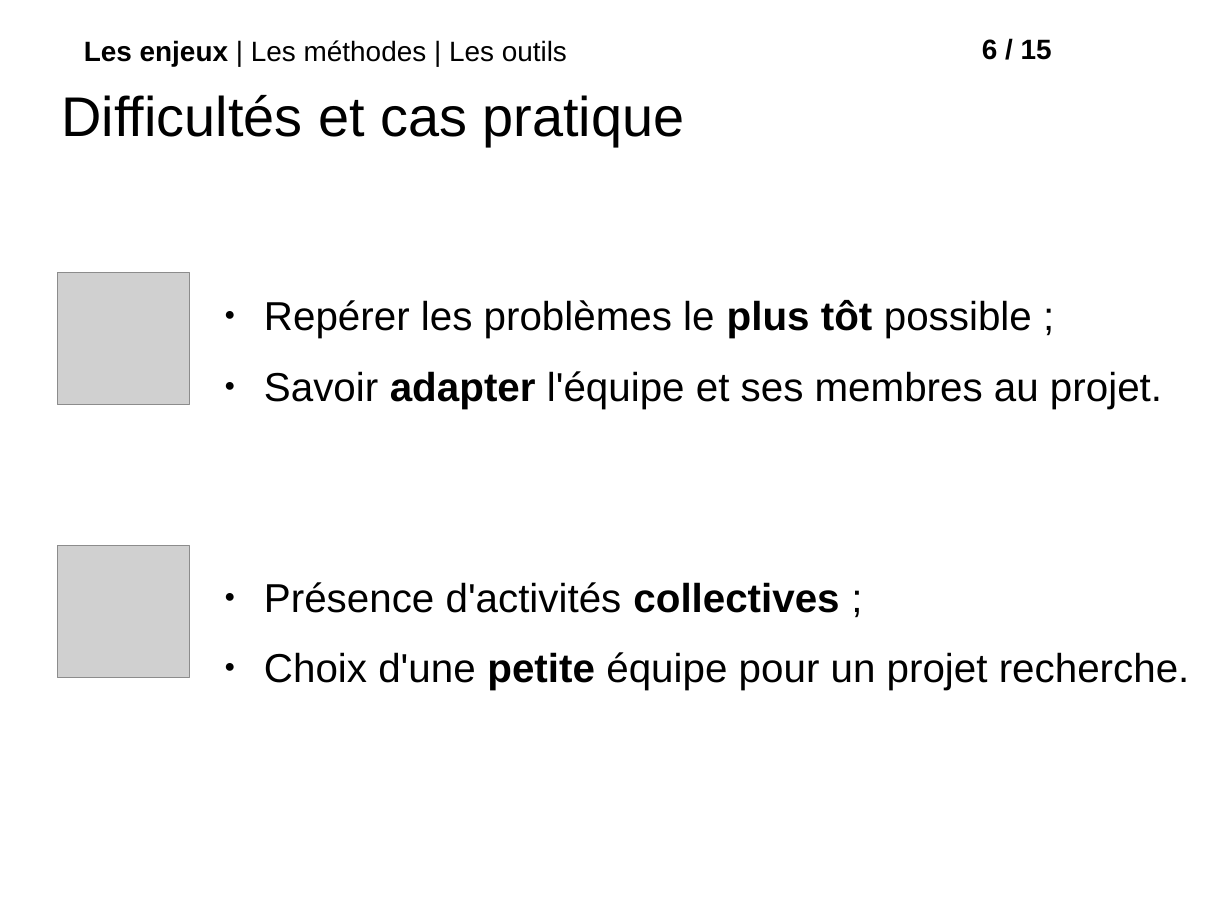
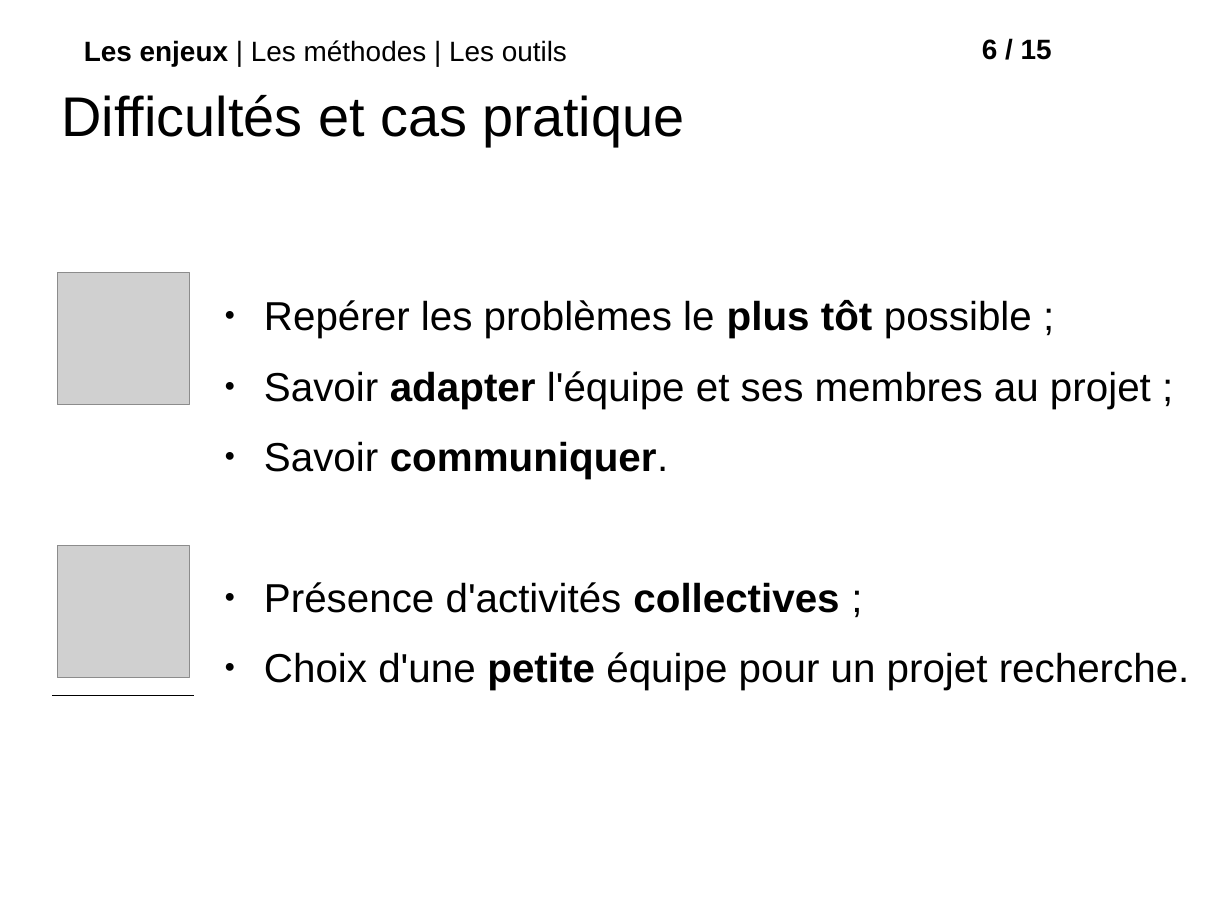
Before and after one commit to roipoussiere/organisation-collaborative-du-travail, a slide deck: slide 7 of organisation_collaborative_du_travail.odp. Drawn at 1232x924 pixels with LibreOffice and Linux fonts; fonts in the diff are those of the drawing; grey boxes stand for pictures; background and template pictures are left out. Boxes give left, top, right and bottom in pixels: in the first picture for what was removed or moved away, otherwise in the second. Text is boxed around its words. In the diff, an @@ line names an element or a change of style, - is before the commit and + after.

```diff
--- a/organisation_collaborative_du_travail.odp
+++ b/organisation_collaborative_du_travail.odp
@@ text at (x1=264, y1=371, x2=1151, y2=479): text changed @@
-● Savoir adapter l'équipe et ses membres au projet.
+● Savoir adapter l'équipe et ses membres au projet ;
+● Savoir communiquer.
@@ line added from (53, 695) to (193, 695), #000000 0 pt @@
```
Also in this commit, not shown: 7 other slides changed, 1 slide added, 1 slide removed, 25 other files.
